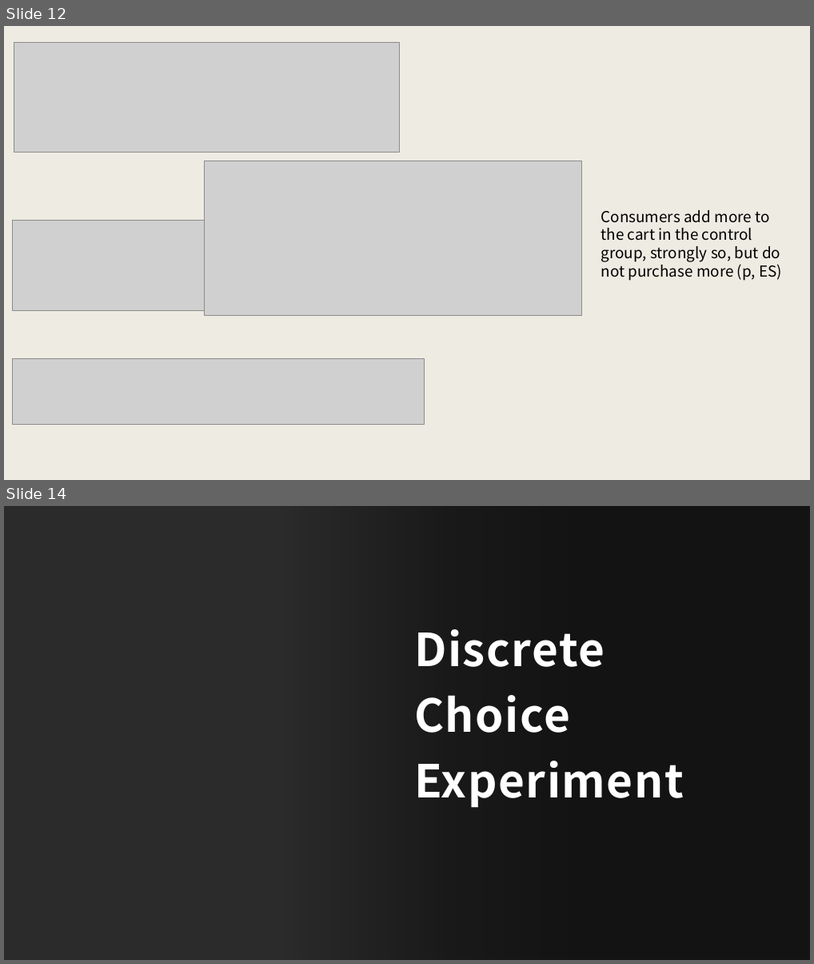
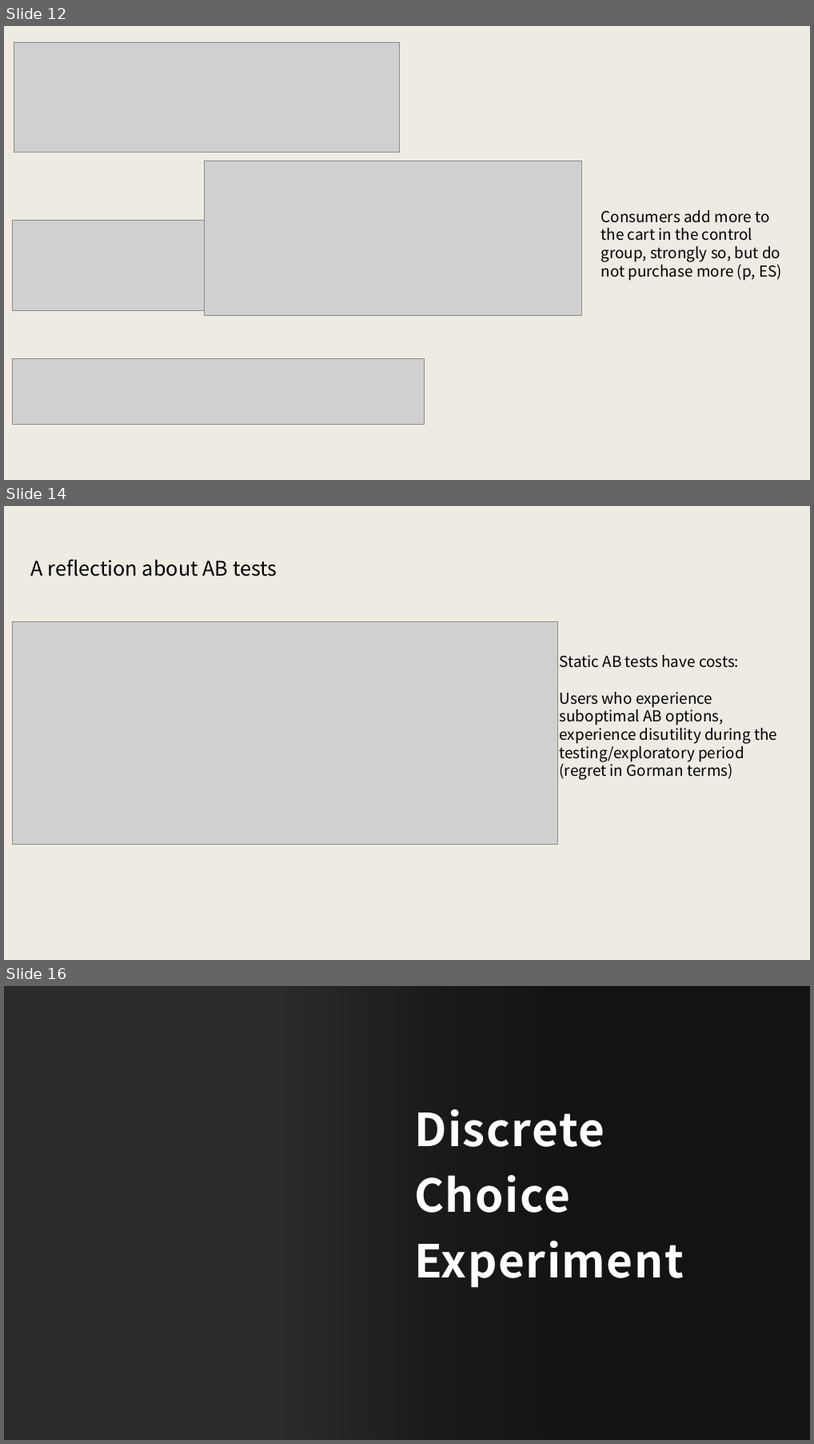
Before and after one commit to santiagoalonso/Marketing_Data_Analyses_TEC, a slide deck: Slides_SPSS/5_SPSS.pptx. Shown one above the other, each under a label of ours: slides 12 and 14 before the commit, slides 12, 14 and 16 after it; the slides between them are not shown. The pictures are 814x964 and 814x1444 pixels, drawn with LibreOffice and Linux fonts; fonts in the diff are those of the drawing; grey boxes stand for pictures; background and template pictures are left out; a plain dark background stands for a picture behind light text. Boxes give left, top, right and bottom in pixels: in the first picture for what was removed or moved away, otherwise in the second. Text is boxed around its words. In the diff, an @@ line names an element or a change of style, - is before the commit and + after.

```diff
--- a/Slides_SPSS/5_SPSS.pptx
+++ b/Slides_SPSS/5_SPSS.pptx
@@ slide 14 added at [4,506,810,960], background #EEEBE2 @@
@@ text added at [31,559,277,576], 24 pt, text #000000 @@
+A reflection about AB tests
@@ picture added at [13,621,558,844] @@
@@ text added at [560,655,778,780], 18 pt, text #000000 @@
+Static AB tests have costs:
+Users who experience suboptimal AB options, experience disutility during the testing/exploratory period (regret in Gorman terms)
@@ what was slide 14 is now slide 16 @@
```
Also in this commit, not shown: 3 slides changed, 3 other slides added, 4 other files.
